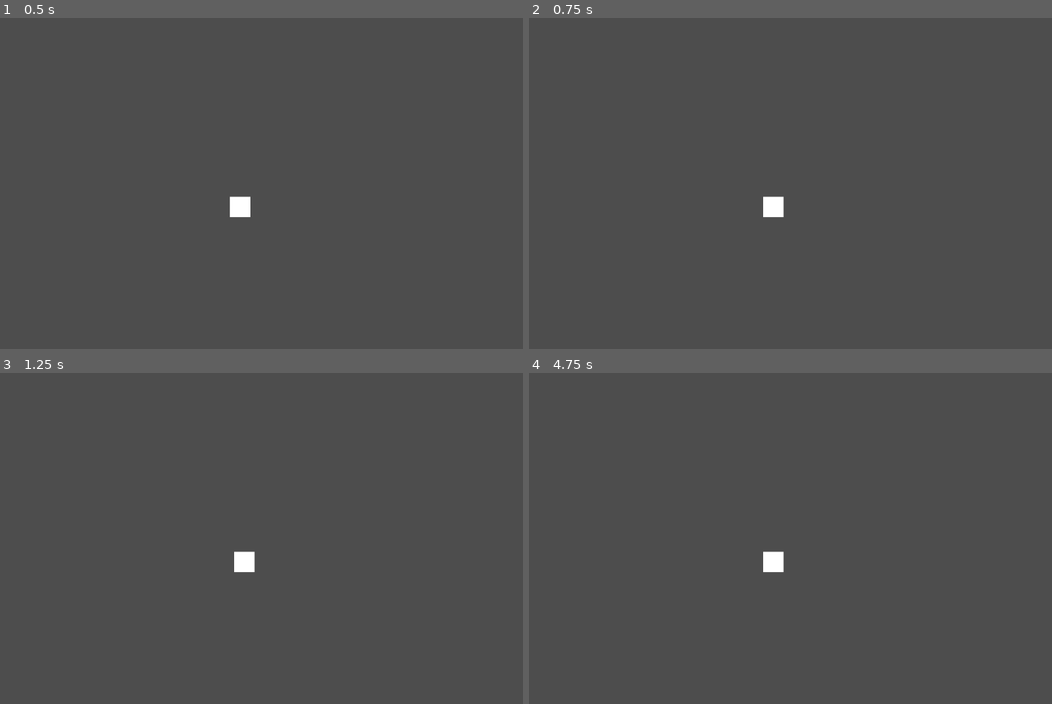
Above: before the commit, frames 1-4 (two rows, left to right).
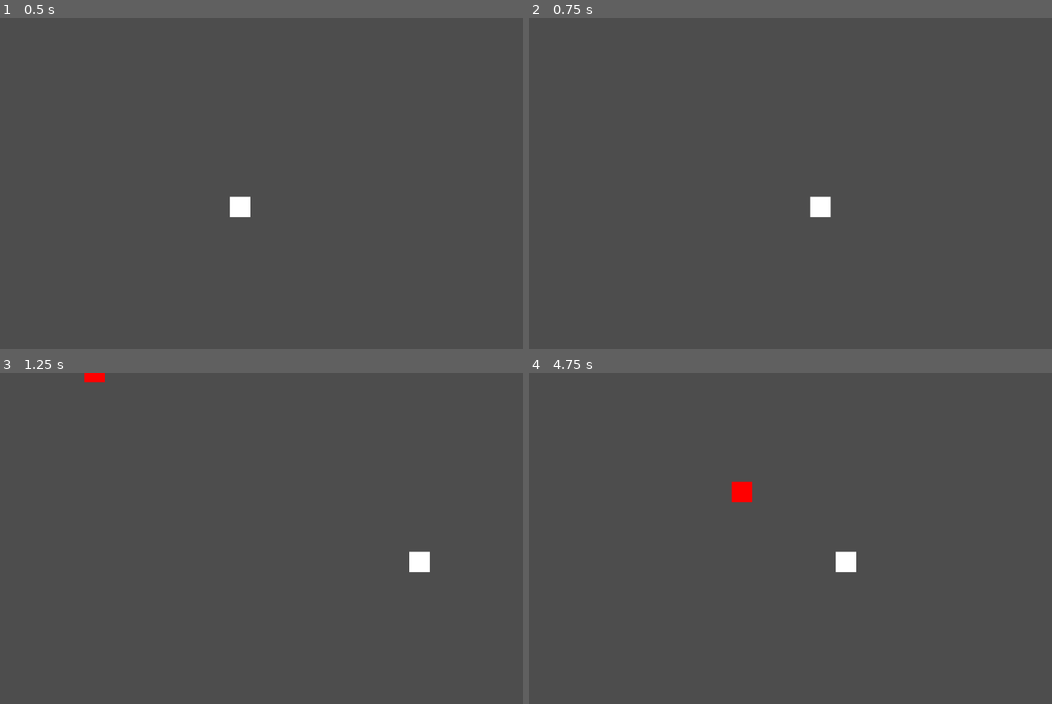
Above: after the commit, the same moments.

Repository: caney93/dodge-and-survive
Game: Godot game, scene res://main.tscn
Two runs of this game, one before a commit and one after it. Both use one fixed random seed, a clock stepped at 60 frames per second and the inputs below.
Inputs:
- Up to frame 1 (0.5 s): no input
- Up to frame 2 (0.75 s): tap Enter at 0.5 s; hold Right (ui_right) from 0.53 s (still down)
- Up to frame 3 (1.25 s): keep holding Right (ui_right)
- Up to frame 4 (4.75 s): release Right (ui_right) at 1.28 s; hold Down (ui_down) 1.28-2.03 s; hold Right (ui_right) 2.03-2.78 s; hold Up (ui_up) 2.78-3.53 s; hold Left (ui_left) from 3.53 s (still down)

Frame 1 is identical in both runs. In frame 2, 0.5% of the frame differs, in the area x 44-58%, y 53-61%; in frame 3, 0.6%; in frame 4, 0.8%, in the area x 38-63%, y 32-61%.

Commit message:
feat: Hindernisse spawnen von oben

Diff:
--- /dev/null
+++ b/main.gd
@@ -0,0 +1,9 @@
+extends Node2D
+
+var obstacle_scene = preload("res://obstacle.tscn")
+
+func _on_spawn_timer_timeout():
+	var obs = obstacle_scene.instantiate()
+	obs.position.x = randf_range(50,1100)
+	obs.position.y = -30
+	add_child(obs)
--- a/main.tscn
+++ b/main.tscn
@@ -1,10 +1,15 @@
 [gd_scene format=3 uid="uid://diqmyg1glkinm"]
 
 [ext_resource type="PackedScene" uid="uid://cxyecfrelmrcy" path="res://player.tscn" id="1_0xm2m"]
-[ext_resource type="Script" uid="uid://dd7igkrarh2wh" path="res://player.gd" id="2_h2yge"]
+[ext_resource type="Script" uid="uid://dnea8yhth5xbk" path="res://main.gd" id="1_h2yge"]
 
 [node name="Main" type="Node2D" unique_id=398554036]
+script = ExtResource("1_h2yge")
 
 [node name="Player" parent="." unique_id=2136809112 instance=ExtResource("1_0xm2m")]
 position = Vector2(580, 350)
-script = ExtResource("2_h2yge")
+
+[node name="SpawnTimer" type="Timer" parent="." unique_id=1547916493]
+autostart = true
+
+[connection signal="timeout" from="SpawnTimer" to="." method="_on_spawn_timer_timeout"]
--- /dev/null
+++ b/obstacle.tscn
@@ -0,0 +1,16 @@
+[gd_scene format=3 uid="uid://dk7mtk4sp3gvp"]
+
+[sub_resource type="RectangleShape2D" id="RectangleShape2D_qcbvg"]
+size = Vector2(40, 40)
+
+[node name="Obstacle" type="RigidBody2D" unique_id=1642743380]
+
+[node name="CollisionShape2D" type="CollisionShape2D" parent="." unique_id=187117643]
+shape = SubResource("RectangleShape2D_qcbvg")
+
+[node name="ColorRect" type="ColorRect" parent="CollisionShape2D" unique_id=1169483723]
+offset_left = -20.0
+offset_top = -20.0
+offset_right = 20.0
+offset_bottom = 20.0
+color = Color(1, 0, 0, 1)
--- a/player.gd
+++ b/player.gd
@@ -4,12 +4,12 @@
 
 func _process(delta):
 	var direction = Vector2.ZERO
-	if Input.is_action_just_pressed("ui_right"):
+	if Input.is_action_pressed("ui_right"):
 		direction.x += 1
-	if Input.is_action_just_pressed("ui_left"):
+	if Input.is_action_pressed("ui_left"):
 		direction.x -= 1
-	if Input.is_action_just_pressed("ui_down"):
+	if Input.is_action_pressed("ui_down"):
 		direction.y += 1
-	if Input.is_action_just_pressed("ui_up"):
+	if Input.is_action_pressed("ui_up"):
 		direction.y -= 1
 	position += direction.normalized() * speed * delta
--- a/player.tscn
+++ b/player.tscn
@@ -1,9 +1,12 @@
 [gd_scene format=3 uid="uid://cxyecfrelmrcy"]
+
+[ext_resource type="Script" uid="uid://dd7igkrarh2wh" path="res://player.gd" id="1_4flbx"]
 
 [sub_resource type="RectangleShape2D" id="RectangleShape2D_7dm0k"]
 size = Vector2(39, 39)
 
 [node name="Player" type="Area2D" unique_id=2136809112]
+script = ExtResource("1_4flbx")
 
 [node name="CollisionShape2D" type="CollisionShape2D" parent="." unique_id=300605291]
 position = Vector2(20, 20)
Not shown, added: main.gd.uid
